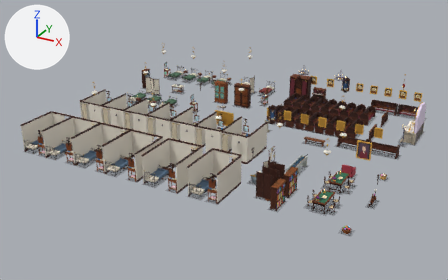
The glTF model art/town/shops/shop_seminary_interior.gltf, before and after one commit.
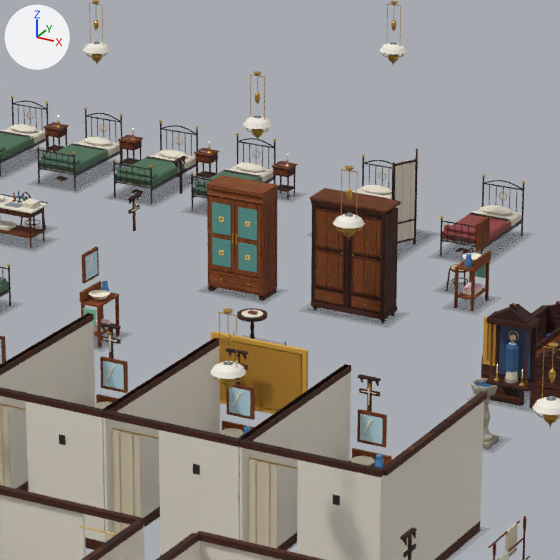
There are two pictures of each version: one whole from a camera (50 mm lens) standing at (23.6, -32.9, 21.7) and looking at (-0.4, 10.7, -0.1), one close up on the part from 39% to 63% of the width and 17% to 55% of the height. The lights are fixed; the arrows at upper left show +X, +Y and +Z. The older version's two pictures come first. Objects named as collision shapes, trigger or cutter boxes, shadow casters or lower levels of detail are left out. Vertices at exactly the same position are counted once.

The older version as bpy lines, for what is in view:
```python
me_p435 = bpy.data.meshes.new('P435')
me_p435.from_pydata(...)  # 72238 vertices, 125554 faces; spans x -14.7..14.7, y 0.2..24.3, z 0.0..5.2
me_p435.materials.append(mat_m_townglowwarm)
me_p435.materials.append(mat_m_townwood)
me_p435.materials.append(mat_m_townpaint)
me_p435.materials.append(mat_m_townstone)
me_p435.materials.append(mat_m_townmetal)
me_p435.materials.append(mat_m_water)
me_p435.materials.append(mat_m_townvitrine)
me_p435.materials.append(mat_m_townglass)
me_p435.materials.append(mat_m_contactshadow)
ob_shop_seminary_interior = bpy.data.objects.new('shop_seminary_interior', me_p435)
ob_shop_seminary_interior.location = (0.0, 0.0, 0.0)
```
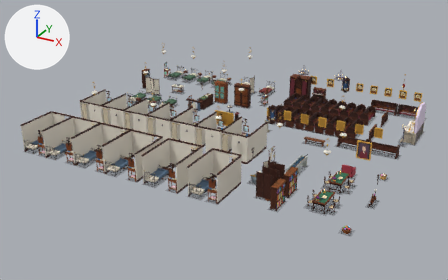
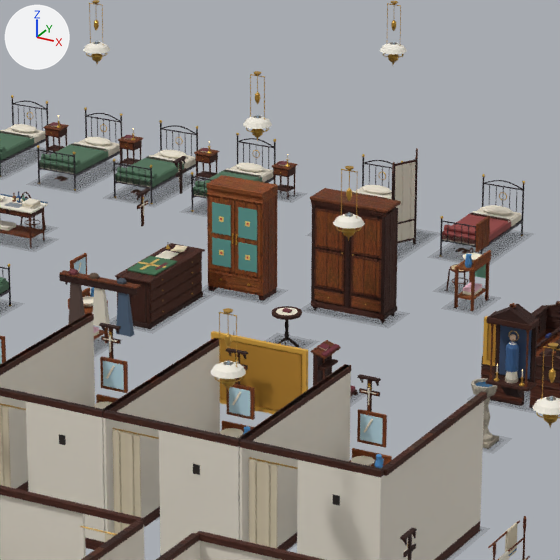
Changed parts and their boxes (x1, y1, x2, y2) in the close-ups (560 x 560 px; the box of a moved part takes in the faces that stretch with it):
part 1 of me_p435, added
    after: (132, 292, 203, 329)
part 2 of me_p435, added (brown)
    after: (117, 261, 201, 323)
part 3 of me_p435, added (brown)
    after: (150, 283, 202, 322)
part 4 of me_p435, added (brown)
    after: (150, 272, 202, 312)
part 5 of me_p435, added (brown)
    after: (150, 262, 202, 301)
part 6 of me_p435, added
    after: (150, 253, 202, 290)
part 7 of me_p435, added (brown)
    after: (115, 243, 205, 284)
part 8 of me_p435, moved or reshaped
    before: (132, 200, 136, 231)
    after: (141, 195, 144, 226)
part 9 of me_p435, moved or reshaped
    before: (134, 199, 136, 230)
    after: (142, 194, 144, 225)
part 10 of me_p435, moved or reshaped (not visible afterwards)
    before: (97, 307, 102, 347)
part 11 of me_p435, moved or reshaped
    before: (115, 296, 120, 336)
    after: (104, 303, 108, 343)
part 12 of me_p435, moved or reshaped
    before: (81, 292, 119, 308)
    after: (84, 301, 108, 314)
part 13 of me_p435, moved or reshaped
    before: (94, 323, 117, 336)
    after: (94, 330, 106, 340)
part 14 of me_p435, moved or reshaped
    before: (85, 251, 98, 280)
    after: (70, 253, 87, 274)
part 15 of me_p435, added (brown)
    after: (59, 274, 137, 296)
part 16 of me_p435, moved or reshaped
    before: (248, 310, 258, 315)
    after: (60, 270, 141, 289)
part 17 of me_p435, deleted
    before: (82, 201, 267, 339)
part 18 of me_p435, built on
    before: (80, 193, 142, 332)
    after: (68, 188, 358, 397)

Diff of the bpy script that builds the scene:
```diff
--- a/art/town/shops/shop_seminary_interior.gltf.py
+++ b/art/town/shops/shop_seminary_interior.gltf.py
@@ me_p435 @@
-me_p435.from_pydata(...)  # 72238 vertices, 125554 faces; spans x -14.7..14.7, y 0.2..24.3, z 0.0..5.2
+me_p435.from_pydata(...)  # 73504 vertices, 127754 faces; spans x -14.7..14.7, y 0.2..24.3, z 0.0..5.2
+# me_p435 part 1: the loose piece of 24 vertices spanning x -6.2, y 16.4..16.8, z 2.3 is copied, and the copy is scaled about its middle by (9.76, 5.34, 2.68), then moved by (0.3, 0.3, -2.2); it spans x -6.2..-5.5, y 15.9..17.9, z 0.1..0.2
+# me_p435 part 2: the loose piece of 24 vertices spanning x -6.2, y 16.4..16.8, z 2.3 is copied, and the copy is scaled about its middle by (9.52, 5.24, 24.3), then moved by (0.3, 0.3, -1.8); it spans x -6.2..-5.5, y 15.9..17.9, z 0.2..1.0
+# me_p435 part 3: the loose piece of 24 vertices spanning x -6.2, y 16.4..16.8, z 2.3 is copied, and the copy is scaled about its middle by (0.241, 5.09, 5.24), then moved by (0.7, 0.3, -2.1); it spans x -5.5, y 15.9..17.9, z 0.2..0.4
+# me_p435 part 4: the loose piece of 24 vertices spanning x -6.2, y 16.4..16.8, z 2.3 is copied, and the copy is scaled about its middle by (0.241, 5.09, 5.24), then moved by (0.7, 0.3, -1.8); it spans x -5.5, y 15.9..17.9, z 0.4..0.6
+# me_p435 part 5: the loose piece of 24 vertices spanning x -6.2, y 16.4..16.8, z 2.3 is copied, and the copy is scaled about its middle by (0.241, 5.09, 5.24), then moved by (0.7, 0.3, -1.6); it spans x -5.5, y 15.9..17.9, z 0.6..0.8
+# me_p435 part 6: the loose piece of 24 vertices spanning x -6.2, y 16.4..16.8, z 2.3 is copied, and the copy is scaled about its middle by (0.241, 5.09, 5.24), then moved by (0.7, 0.3, -1.4); it spans x -5.5, y 15.9..17.9, z 0.8..1.0
+# me_p435 part 7: the loose piece of 24 vertices spanning x -6.2, y 16.4..16.8, z 2.3 is copied, and the copy is scaled about its middle by (10.1, 5.49, 0.788), then moved by (0.3, 0.3, -1.3); it spans x -6.2..-5.5, y 15.9..17.9, z 1.0
+# me_p435 part 8: the loose piece of 8 vertices spanning x -6.2, y 16.6, z 1.6..2.3 is moved by (0.0, 0.3, 0.0)
+# me_p435 part 9: the loose piece of 8 vertices spanning x -6.2, y 16.6, z 1.7..2.3 is moved by (0.0, 0.3, 0.0)
+# me_p435 part 10: the loose piece of 8 vertices spanning x -5.9..-5.8, y 14.7, z 0.1..0.8 is moved by (0.0, -0.4, 0.0)
+# me_p435 part 11: the loose piece of 8 vertices spanning x -5.9..-5.8, y 15.3, z 0.1..0.8 is moved by (0.0, -0.4, 0.0)
+# me_p435 part 12: the loose piece of 8 vertices spanning x -6.2..-5.8, y 14.6..15.4, z 0.8..0.9 is moved by (0.0, -0.4, 0.0)
+# me_p435 part 13: the loose piece of 8 vertices spanning x -6.2..-5.9, y 14.7..15.3, z 0.2..0.3 is moved by (0.0, -0.4, 0.0)
+# me_p435 part 14: the loose piece of 8 vertices spanning x -6.2, y 14.8..15.2, z 1.2..1.7 is moved by (0.0, -0.4, 0.0), in mat_m_townwood
+# me_p435 part 15: a new loose piece, a box spanning x -6.1..-4.5, y 13.75..13.78, z 1.59..1.71, in mat_m_townwood
+# me_p435 part 16: the loose piece of 24 vertices spanning x -3.5..-3.3, y 15.9..16.1, z 0.7..0.8 is scaled about its middle by (-11, -1.45, 0.89), then moved by (-1.9, -2.2, 1.0), in mat_m_townwood
+# me_p435 part 17: 16 loose pieces with 350 vertices, spanning x -6.2..-3.1, y 14.6..16.6, z 0.0..2.2, are deleted
+# me_p435 part 18: 19 vertices moved from x -6.2..-6.0, y 14.6..16.8, z 0.9..2.3 to x -6.2..-6.0, y 14.6..17.1, z 0.9..2.3; 117 vertices removed from x -6.2..-3.0, y 14.6..16.8, z 0.1..2.3; 1425 vertices added at x -6.4..-0.5, y 13.7..18.1, z 0.0..2.3
+# other edits to the shape of me_p435 do not show in these pictures
 me_p435.materials.append(mat_m_townglowwarm)
```
